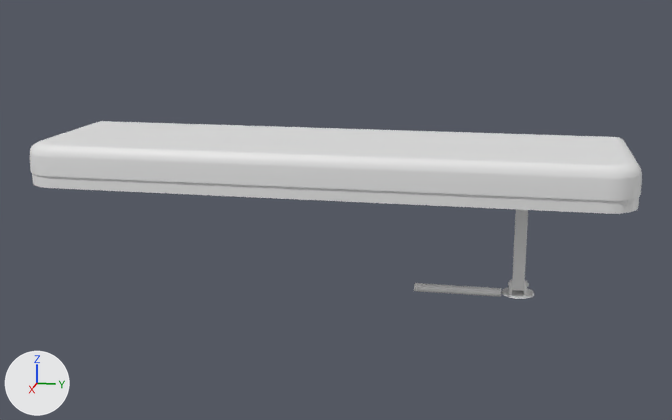
The FBX model Assets/Fbx/Vagon_Stateroom/Vagon_Stateroom_Furniture_BottomShelf_01.fbx as it was, and as the next commit left it.
The view is the same before and after, from a 50 mm camera at (9.449, 0.041, 2.311) aimed at (6.64, -0.521, 1.609). The axes (+X, +Y, +Z) are drawn at lower left. The lights are the same throughout. Where no turn or scale is listed for an object, it has been applied to the vertices.

In view in the first picture: 'Vagon_Stateroom_ConductRoom_Furniture_01.001', 'Vagon_Stateroom_Furniture_BottomShelf_01', 'Vagon_Stateroom_Furniture_BottomShelf_Rod_01', 'Vagon_Stateroom_Furniture_BottomShelf_Shaft_01'.
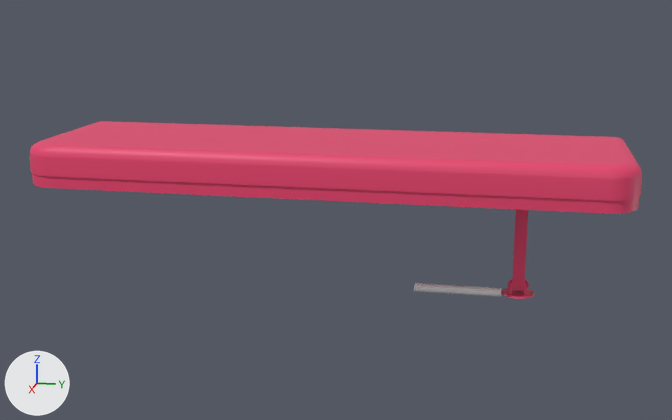
Pixel boxes (x1, y1, x2, y2) of what changed, in the pictures (672 x 420 px):
'Vagon_Stateroom_ConductRoom_Furniture_01.001', recoloured
    both: (30, 121, 642, 214)
'Vagon_Stateroom_Furniture_BottomShelf_Shaft_01', recoloured
    both: (512, 209, 528, 291)
'Vagon_Stateroom_Furniture_BottomShelf_01', recoloured
    both: (501, 279, 534, 299)

The change, as a list of edits to the scene's bpy script:
```text
Add mat_im_stateroom:
    mat_im_stateroom = principled_material('IM_Stateroom')
    mat_im_stateroom.base_color = (0.8, 0.0518, 0.153)  # pink #e7406d
Change me_vagon_stateroom_conductroom_furniture_01_001:
    where me_vagon_stateroom_conductroom_furniture_01_001.from_pydata(...)  # 674 vertices, 603 faces; spans x -0.03..0.49, y -1.51..0.32, z -0.07..0.1
    add me_vagon_stateroom_conductroom_furniture_01_001.materials.append(mat_im_stateroom)  # pink #e7406d
Change me_vagon_stateroom_furniture_bottomshelf_01:
    where me_vagon_stateroom_furniture_bottomshelf_01.from_pydata(...)  # 179 vertices, 180 faces; spans x -0.0495..0.0495, y -0.0493..0.0496, z 0.0..0.0427
    add me_vagon_stateroom_furniture_bottomshelf_01.materials.append(mat_im_stateroom)  # pink #e7406d
Change me_vagon_stateroom_furniture_bottomshelf_shaft_01:
    where me_vagon_stateroom_furniture_bottomshelf_shaft_01.from_pydata(...)  # 28 vertices, 27 faces; spans x -0.017..0.022, y -0.018..0.018, z -0.013..0.253
    add me_vagon_stateroom_furniture_bottomshelf_shaft_01.materials.append(mat_im_stateroom)  # pink #e7406d
```
